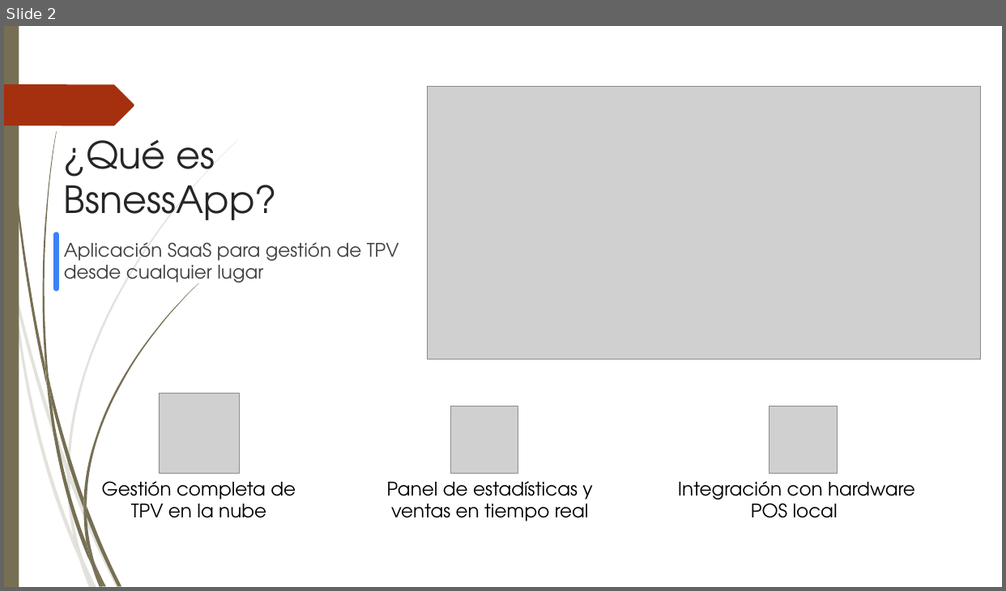
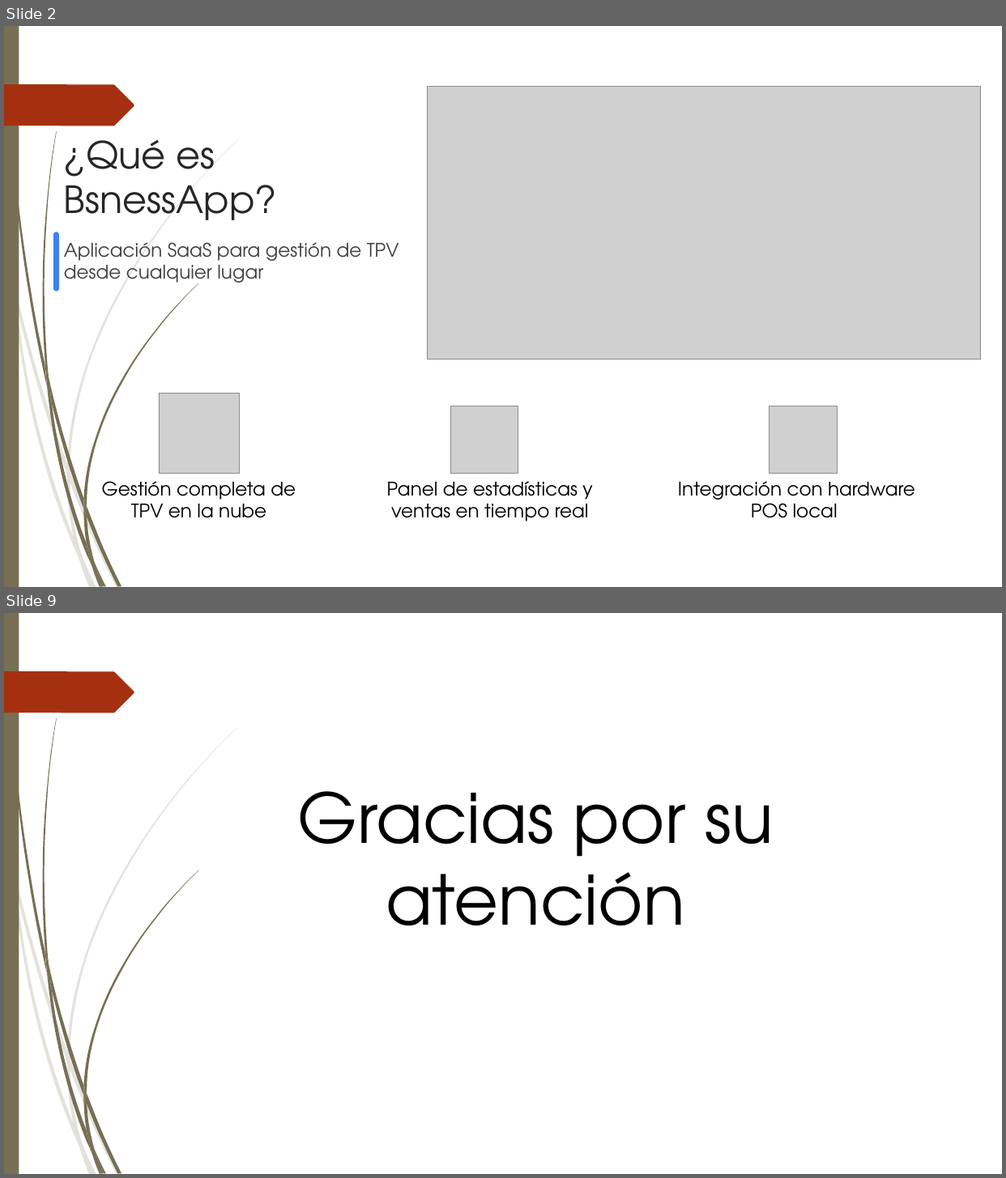
Before and after one commit to fumetria/DAW_Proyecto_Final, a slide deck: documentacion proyecto/Presentacion_proyecto.pptx. Shown one above the other, each under a label of ours: slide 2 before the commit, slides 2 and 9 after it; the slides between them are not shown. The pictures are 1006x591 and 1006x1178 pixels, drawn with LibreOffice and Linux fonts; fonts in the diff are those of the drawing; grey boxes stand for pictures. Boxes give left, top, right and bottom in pixels: in the first picture for what was removed or moved away, otherwise in the second. Text is boxed around its words. In the diff, an @@ line names an element or a change of style, - is before the commit and + after.

```diff
--- a/documentacion proyecto/Presentacion_proyecto.pptx
+++ b/documentacion proyecto/Presentacion_proyecto.pptx
@@ slide 9 added at (4,613,1002,1174), background #FFFFFF; not listed: 24 template elements that a slide beside it also shows @@
@@ text added at (297,791,773,926), 66 pt, text #000000 @@
+Gracias por su atención
```
Also in this commit, not shown: 6 slides changed, 1 other slide added.
